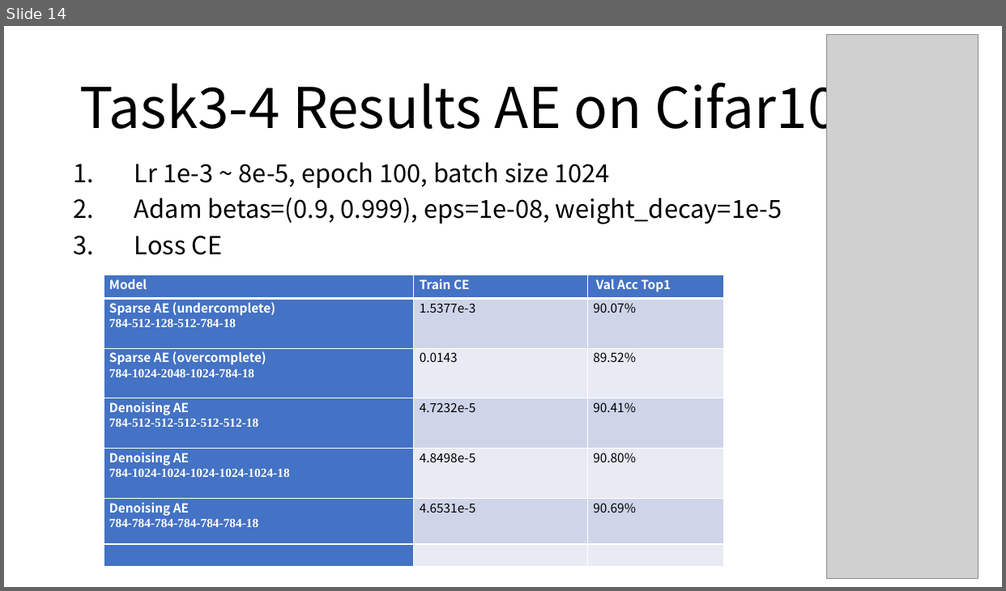
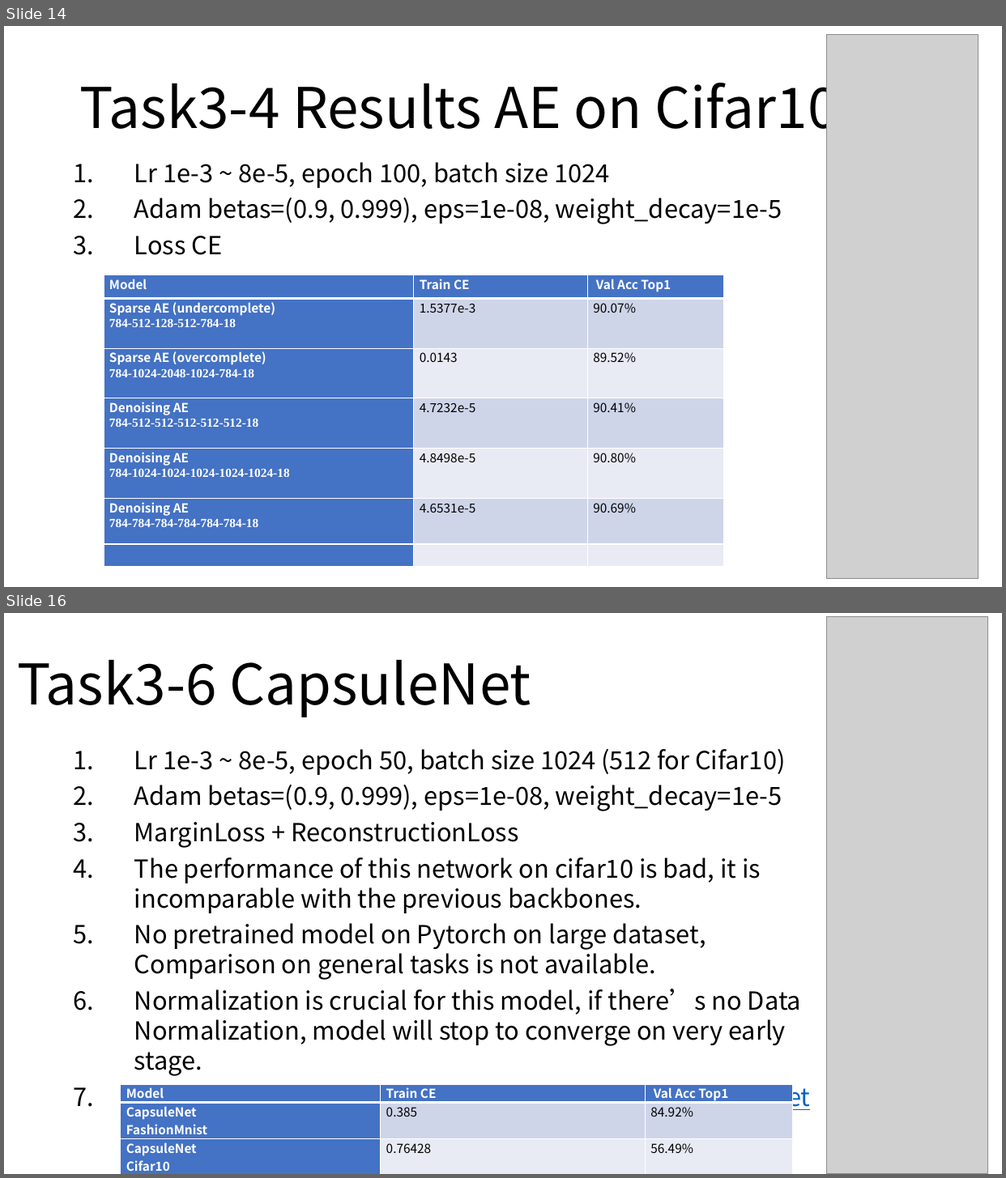
Before and after one commit to yanren1/DLFCCP_Task3, a slide deck: ties4911-task03-YanrenQu.pptx. Shown one above the other, each under a label of ours: slide 14 before the commit, slides 14 and 16 after it; the slides between them are not shown. The pictures are 1006x591 and 1006x1178 pixels, drawn with LibreOffice and Linux fonts; fonts in the diff are those of the drawing; grey boxes stand for pictures. Boxes give left, top, right and bottom in pixels: in the first picture for what was removed or moved away, otherwise in the second. Text is boxed around its words. In the diff, an @@ line names an element or a change of style, - is before the commit and + after.

```diff
--- a/ties4911-task03-YanrenQu.pptx
+++ b/ties4911-task03-YanrenQu.pptx
@@ slide 16 added at [4, 613, 1002, 1174], background #FFFFFF @@
@@ picture added at [827, 617, 987, 1174] @@
@@ title added at [17, 660, 531, 717], 54 pt, text #000000 @@
+Task3-6 CapsuleNet
@@ text added at [134, 749, 811, 1113], 24 pt, text #000000 @@
+1. Lr 1e-3 ~ 8e-5, epoch 50, batch size 1024 (512 for Cifar10)
+2. Adam betas=(0.9, 0.999), eps=1e-08, weight_decay=1e-5
+3. MarginLoss + ReconstructionLoss
+4. The performance of this network on cifar10 is bad, it is incomparable with the previous backbones.
+5. No pretrained model on Pytorch on large dataset, Comparison on general tasks is not available.
+6. Normalization is crucial for this model, if there’s no Data Normalization, model will stop to converge on very early stage.
+7. Ref: https://github.com/jindongwang/Pytorch-CapsuleNet
@@ table added at [121, 1084, 793, 1174], 3 rows, 3 columns @@
+Model | Train CE | Val Acc Top1
+CapsuleNet / FashionMnist | 0.385 | 84.92%
+CapsuleNet / Cifar10 | 0.76428 | 56.49%
```
Also in this commit, not shown: 4 slides changed, 4 other files.
